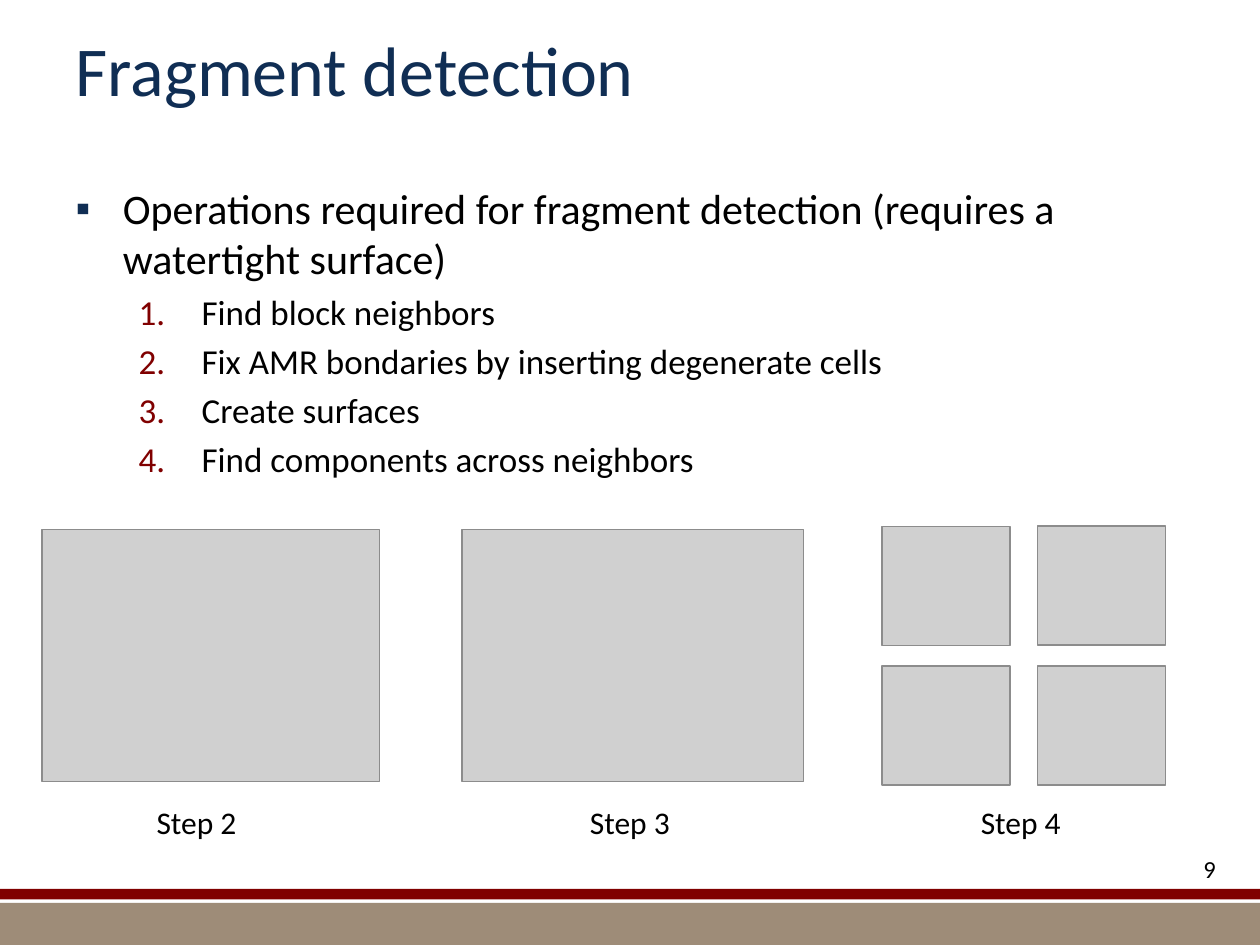
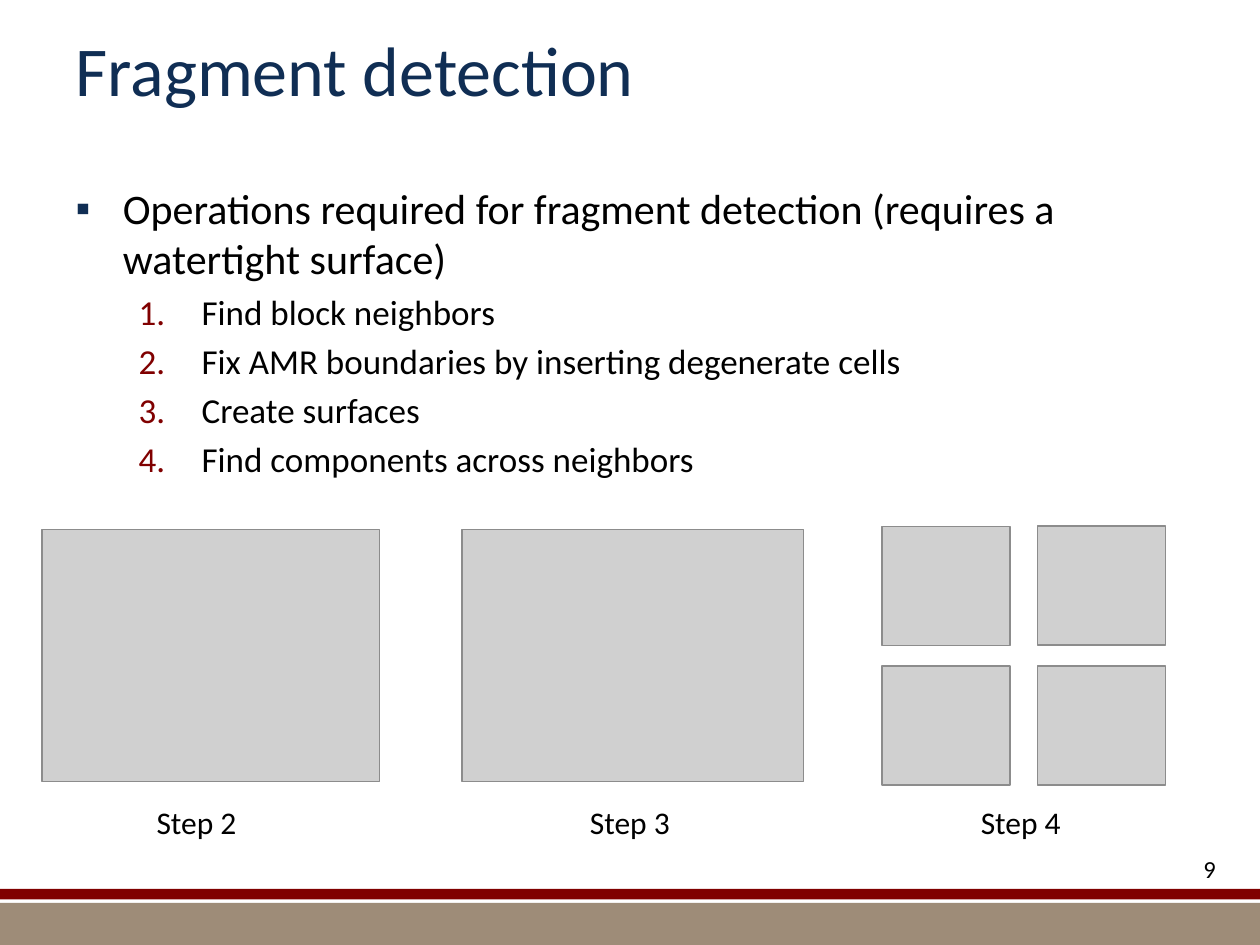
Before and after one commit to kmorel-papers/MilestoneFY13, a slide deck: slide 9 of Summary/SummarySlides.pptx. Drawn at 1260x945 pixels with LibreOffice and Linux fonts; fonts in the diff are those of the drawing; grey boxes stand for pictures; background and template pictures are left out. Boxes give left, top, right and bottom in pixels: in the first picture for what was removed or moved away, otherwise in the second. Text is boxed around its words. In the diff, an @@ line names an element or a change of style, - is before the commit and + after.

```diff
--- a/Summary/SummarySlides.pptx
+++ b/Summary/SummarySlides.pptx
@@ text at (202,349,900,380): text changed @@
-  2. Fix AMR bondaries by inserting degenerate cells
+  2. Fix AMR boundaries by inserting degenerate cells
```
Also in this commit, not shown: 1 other slide changed.
